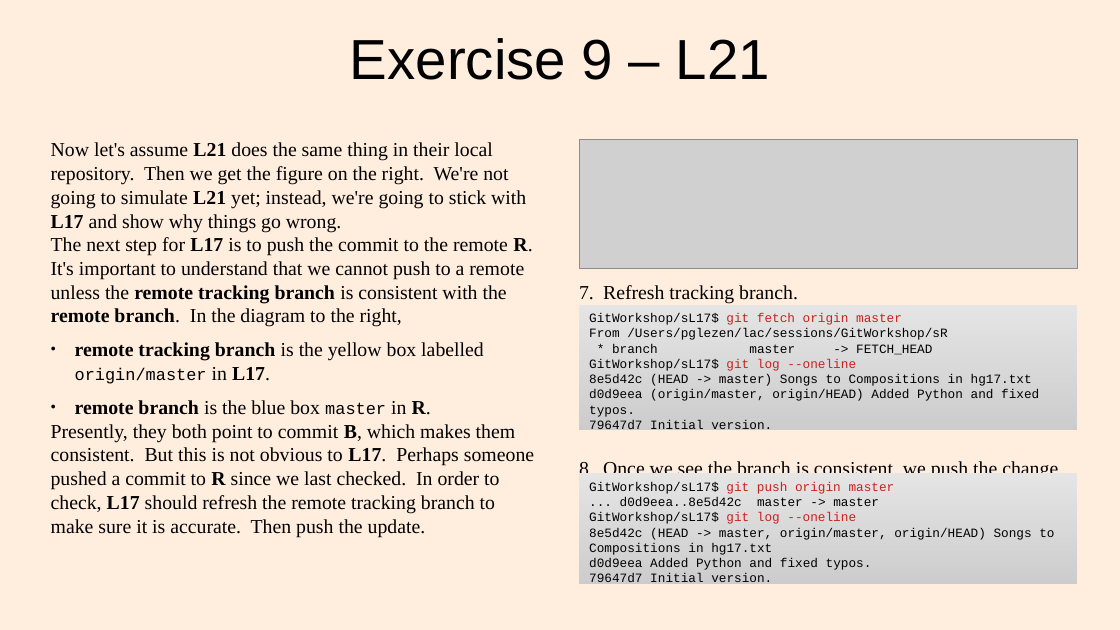
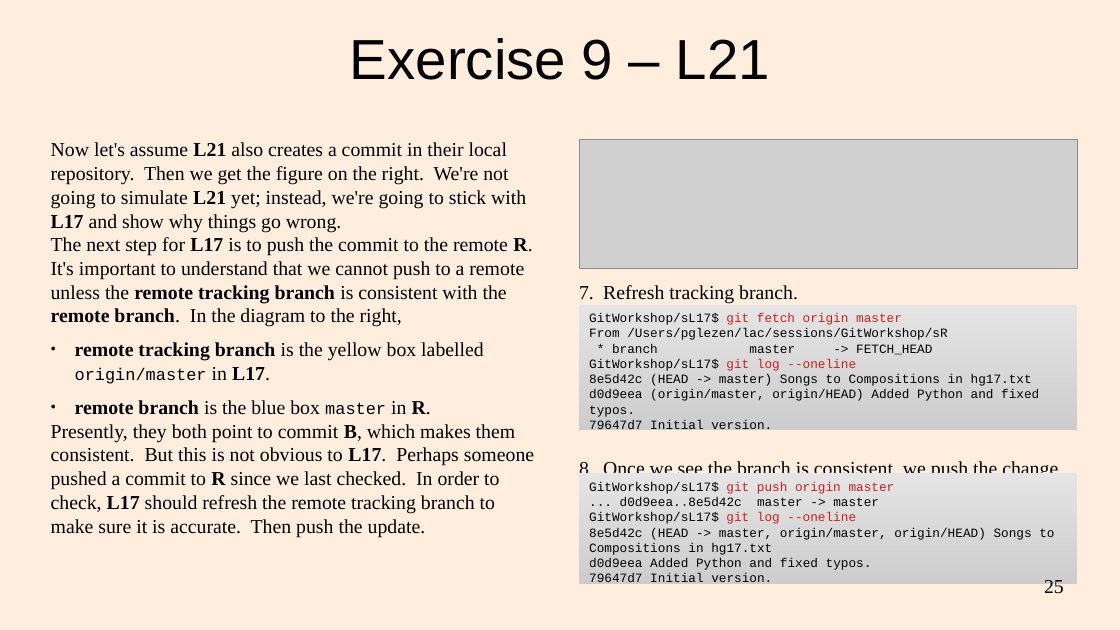
Before and after one commit to lacounty-isab/workshops, a slide deck: slide 25 of git/GitWorkshop2.odp. Drawn at 1120x630 pixels with LibreOffice and Linux fonts; fonts in the diff are those of the drawing; grey boxes stand for pictures. Boxes give left, top, right and bottom in pixels: in the first picture for what was removed or moved away, otherwise in the second. Text is boxed around its words. In the diff, an @@ line names an element or a change of style, - is before the commit and + after.

Commit message:
Corrected typos; added slide numbers

```diff
--- a/git/GitWorkshop2.odp
+++ b/git/GitWorkshop2.odp
@@ text at [51,142,526,232]: text changed @@
-Now let's assume L21 does the same thing in their local repository. Then we get the figure on the right. We're not going to simulate L21 yet; instead, we're going to stick with L17 and show why things go wrong.
+Now let's assume L21 also creates a commit in their local repository. Then we get the figure on the right. We're not going to simulate L21 yet; instead, we're going to stick with L17 and show why things go wrong.
@@ page number added at [1044,579,1064,593], 14 pt, text #000000 @@
+25
```
Also in this commit, not shown: 32 other slides changed, 1 other file.
